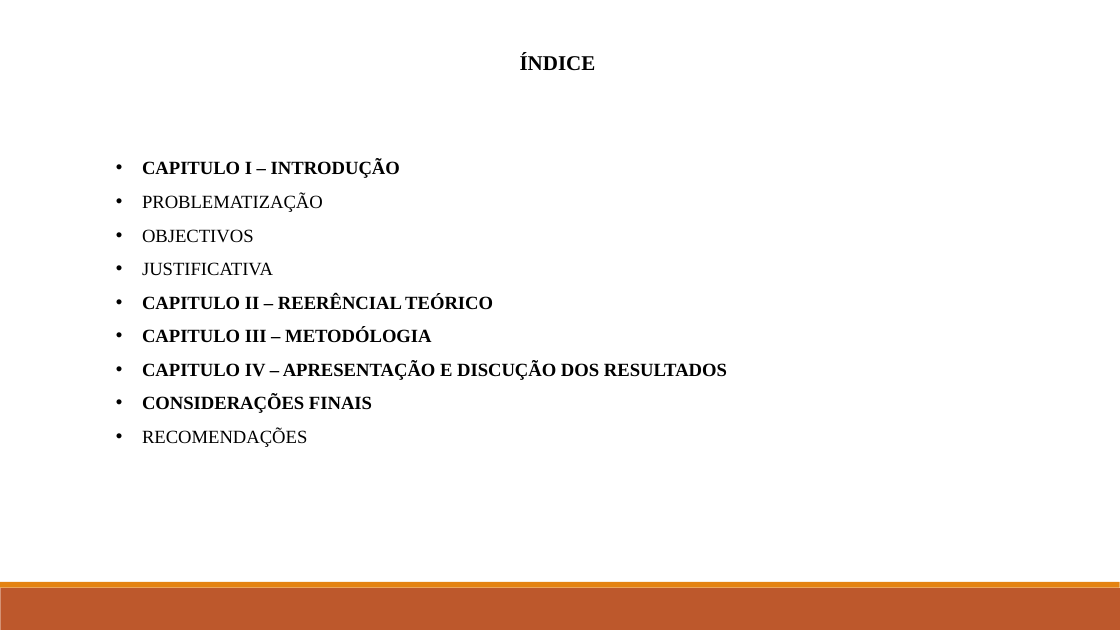
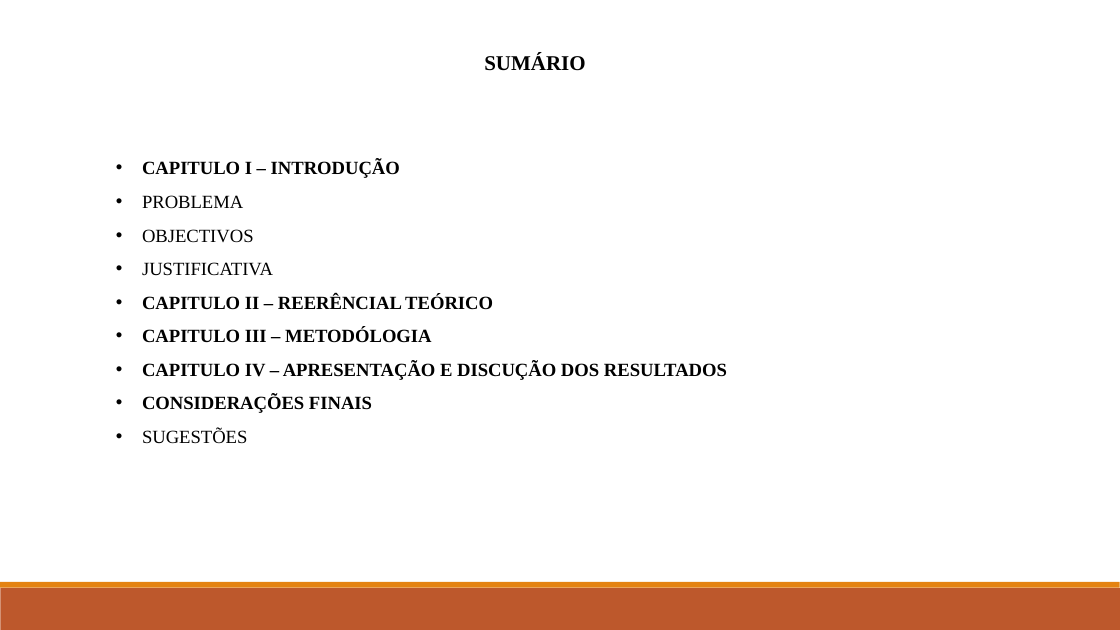
Before and after one commit to domingosjadriano/Projectos-Academicos, a slide deck: slide 2 of Proj Nguidi Biana/Monografia/Apresentação_NguiBianAnjo.pptx. Drawn at 1120x630 pixels with LibreOffice and Linux fonts; fonts in the diff are those of the drawing. Boxes give left, top, right and bottom in pixels: in the first picture for what was removed or moved away, otherwise in the second. Text is boxed around its words. In the diff, an @@ line names an element or a change of style, - is before the commit and + after.

```diff
--- a/Proj Nguidi Biana/Monografia/Apresentação_NguiBianAnjo.pptx
+++ b/Proj Nguidi Biana/Monografia/Apresentação_NguiBianAnjo.pptx
@@ text at bbox=[484, 54, 585, 71]: text changed @@
-ÍNDICE
+SUMÁRIO
@@ text at bbox=[142, 195, 243, 209]: text changed @@
-• PROBLEMATIZAÇÃO
+• PROBLEMA
@@ text at bbox=[142, 429, 247, 444]: text changed @@
-• RECOMENDAÇÕES
+• SUGESTÕES
```
Also in this commit, not shown: 6 other slides changed, 3 other files.
